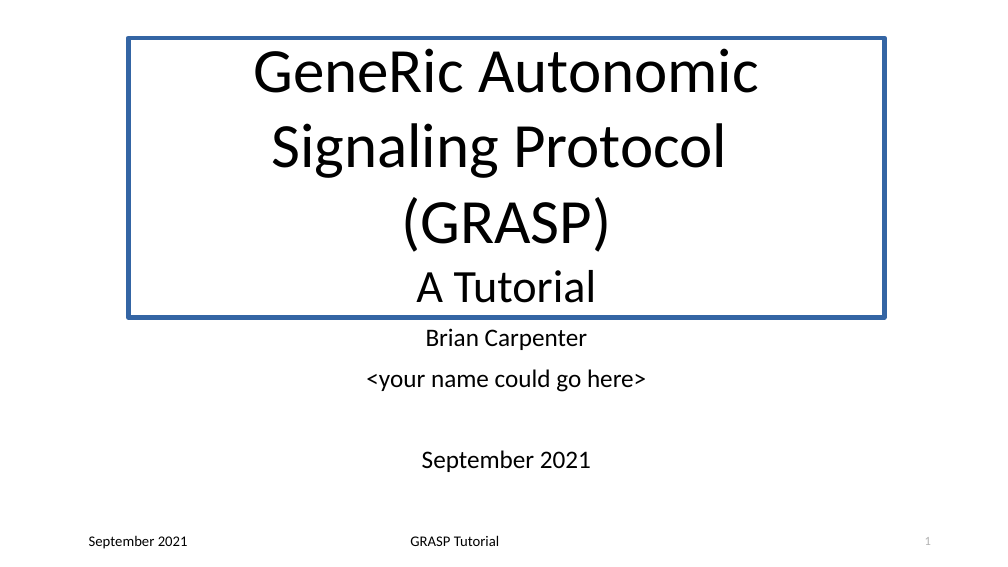
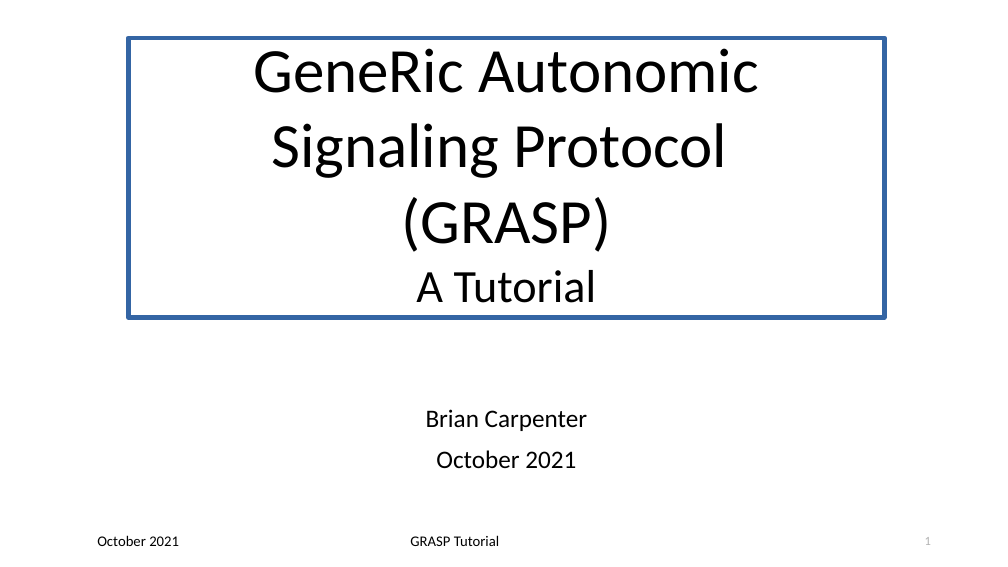
Before and after one commit to becarpenter/graspdoc, a slide deck: slide 1 of GRASP-tutorial.ppt. Drawn at 1008x567 pixels with LibreOffice and Linux fonts; fonts in the diff are those of the drawing. Boxes give left, top, right and bottom in pixels: in the first picture for what was removed or moved away, otherwise in the second. Text is boxed around its words. In the diff, an @@ line names an element or a change of style, - is before the commit and + after.

```diff
--- a/GRASP-tutorial.ppt
+++ b/GRASP-tutorial.ppt
@@ subtitle at <box>436,450,576,468</box>: text changed @@
-<your name could go here>
-September 2021
+October 2021
@@ text at <box>97,535,179,546</box>: text changed @@
-September 2021
+October 2021
```
Also in this commit, not shown: 59 other slides changed, 5 other files.
